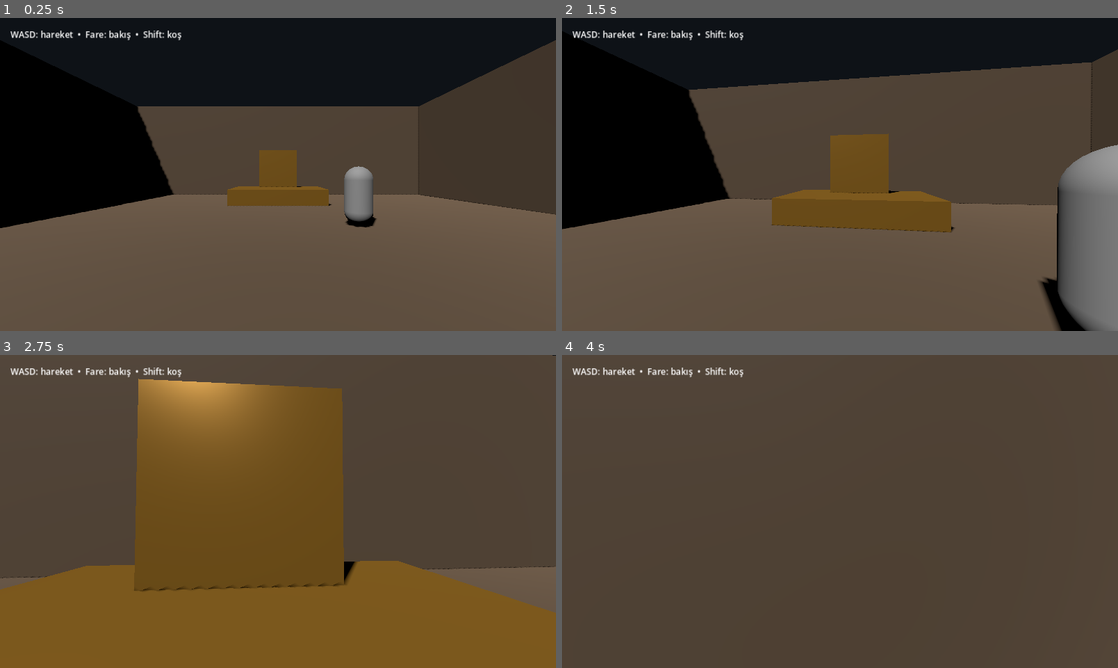
Above: before the commit, frames 1-4 (two rows, left to right).
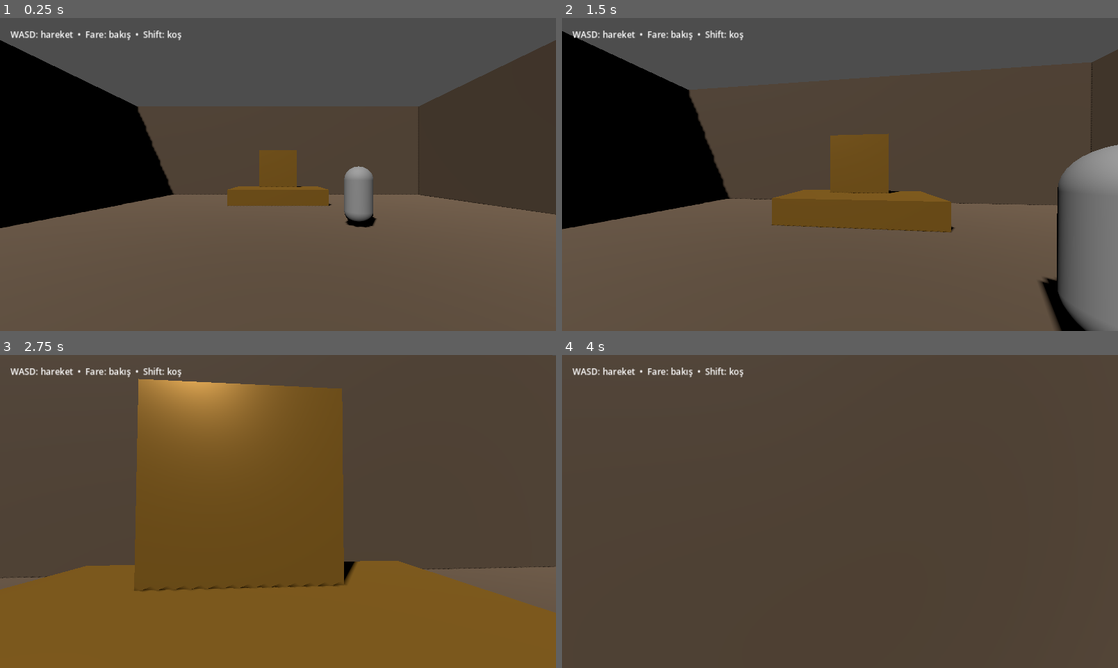
Above: after the commit, the same moments.

Repository: Yusuf-72/Dheu
Game: Godot game, scene res://scenes/palace.tscn
Same seed, same stepped clock (60 frames per second), same inputs: the game is played once before the commit and once after it.
Inputs (mouse positions are in pixels of both pictures, inside the frame that each line leads up to):
- Up to frame 1 (0.25 s): no input
- Up to frame 2 (1.5 s): tap Enter at 0.5 s; move the mouse to (867, 174) at 0.52 s; hold E (interact) 0.53-1.28 s; hold W (move_forward) from 0.53 s (still down); move the mouse to (812, 174) at 1.27 s; tap Shift at 1.35 s
- Up to frame 3 (2.75 s): keep holding W (move_forward); move the mouse to (289, 505) at 2.02 s; hold E (interact) from 2.03 s (still down)
- Up to frame 4 (4 s): keep holding W (move_forward); move the mouse to (834, 517) at 2.77 s; release E (interact) at 2.78 s; tap Shift at 2.85 s; move the mouse to (878, 514) at 3.52 s; hold E (interact) from 3.53 s (still down)

The runs differ from the first frame. In frame 1, 23% of the frame differs, in the area x 0-100%, y 0-29%; in frame 2, 17%; in frame 3, less than 0.1%; in frame 4, nothing differs.

Commit message:
Register offline campaign save manager

Diff:
--- a/godot/project.godot
+++ b/godot/project.godot
@@ -10,7 +10,7 @@
 window/size/viewport_height=720
 window/stretch/mode="canvas_items"
 
-[rendering]
+[autoload]\nSaveManager="*res://scripts/imperium_save.gd"\n\n[rendering]
 renderer/rendering_method="gl_compatibility"
 renderer/rendering_method.mobile="gl_compatibility"
 textures/default_filters/use_nearest_mipmap_filter=false
